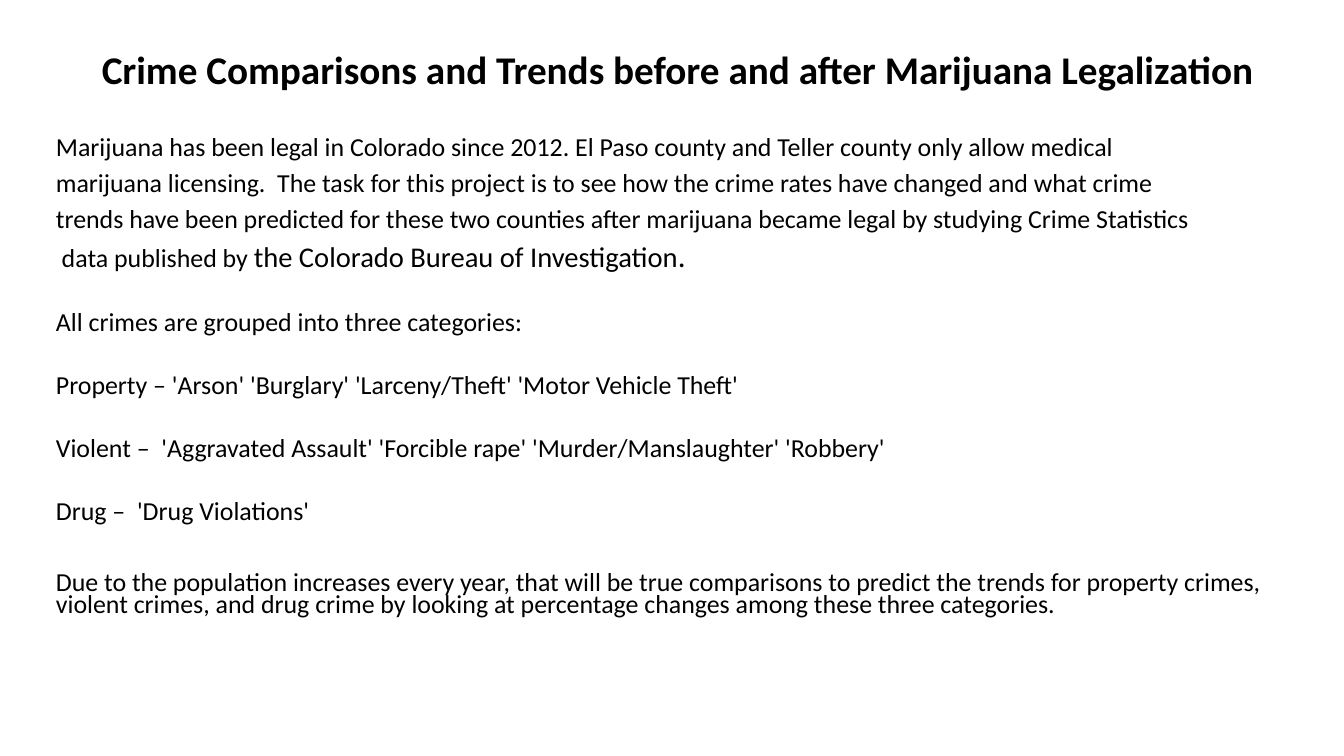
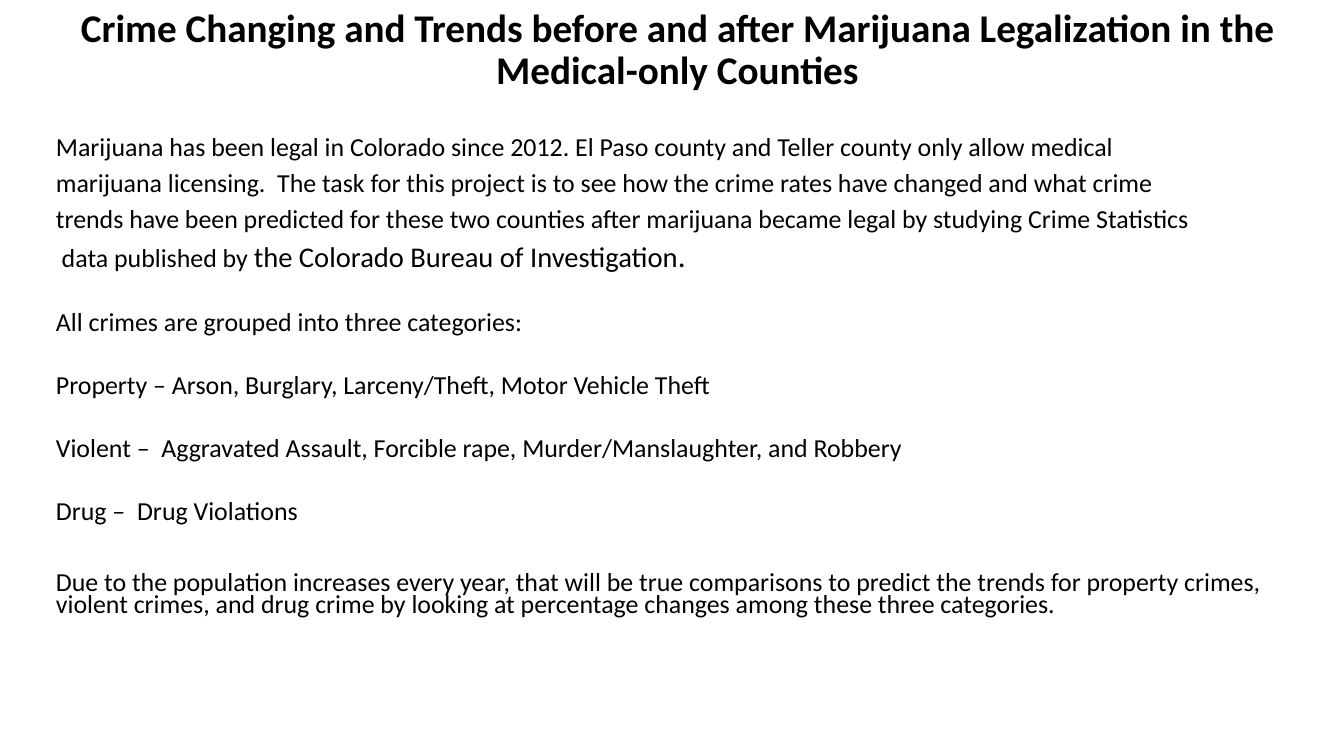
Before and after one commit to c-li0n/Project1, a slide deck: slide 1 of Crime_Comparisons_and_Trends.pptx. Drawn at 1344x756 pixels with LibreOffice and Linux fonts; fonts in the diff are those of the drawing. Boxes give left, top, right and bottom in pixels: in the first picture for what was removed or moved away, otherwise in the second. Text is boxed around its words. In the diff, an @@ line names an element or a change of style, - is before the commit and + after.

```diff
--- a/Crime_Comparisons_and_Trends.pptx
+++ b/Crime_Comparisons_and_Trends.pptx
@@ title at bbox=[81, 14, 1274, 90]: text changed @@
-Crime Comparisons and Trends before and after Marijuana Legalization
+Crime Changing and Trends before and after Marijuana Legalization in the Medical-only Counties
@@ subtitle at bbox=[56, 376, 902, 525]: text changed @@
-Property – 'Arson' 'Burglary' 'Larceny/Theft' 'Motor Vehicle Theft'
-Violent – 'Aggravated Assault' 'Forcible rape' 'Murder/Manslaughter' 'Robbery'
-Drug – 'Drug Violations'
+Property – Arson, Burglary, Larceny/Theft, Motor Vehicle Theft
+Violent – Aggravated Assault, Forcible rape, Murder/Manslaughter, and Robbery
+Drug – Drug Violations
```
Also in this commit, not shown: 2 other slides changed, 1 other file.
